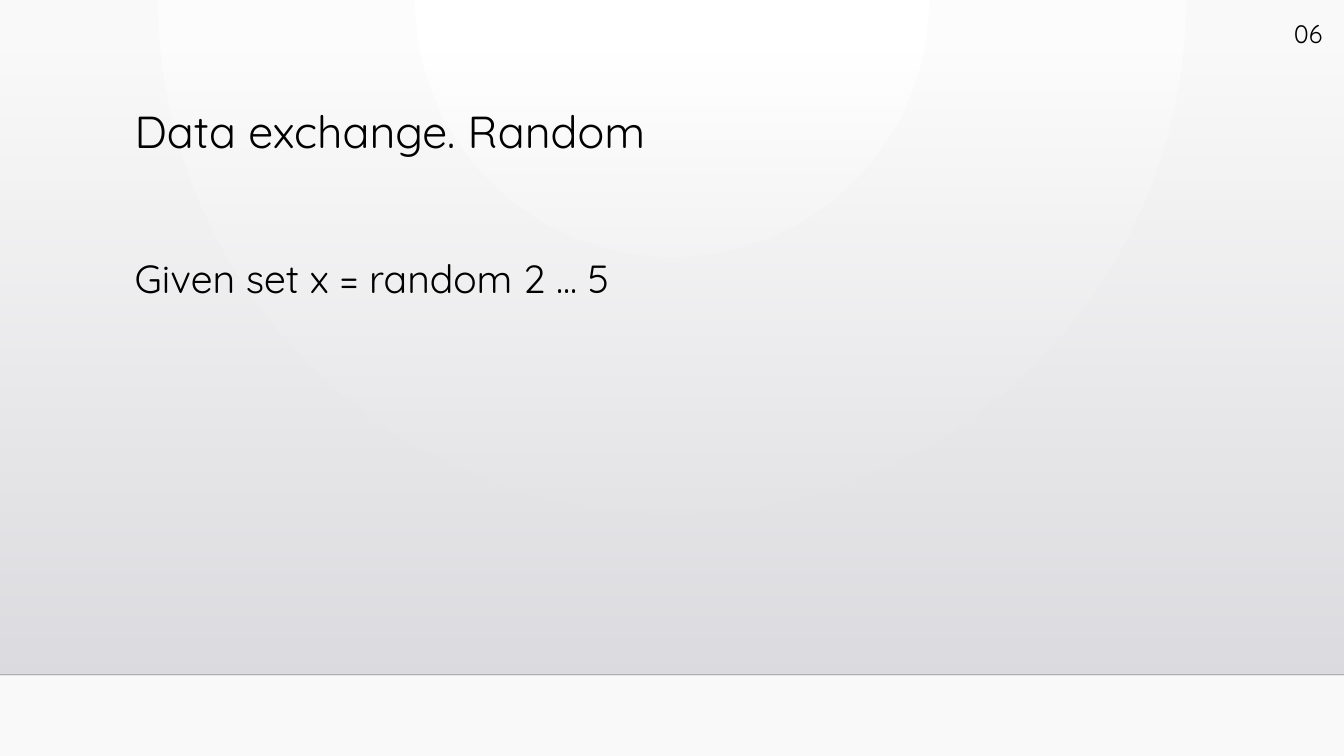
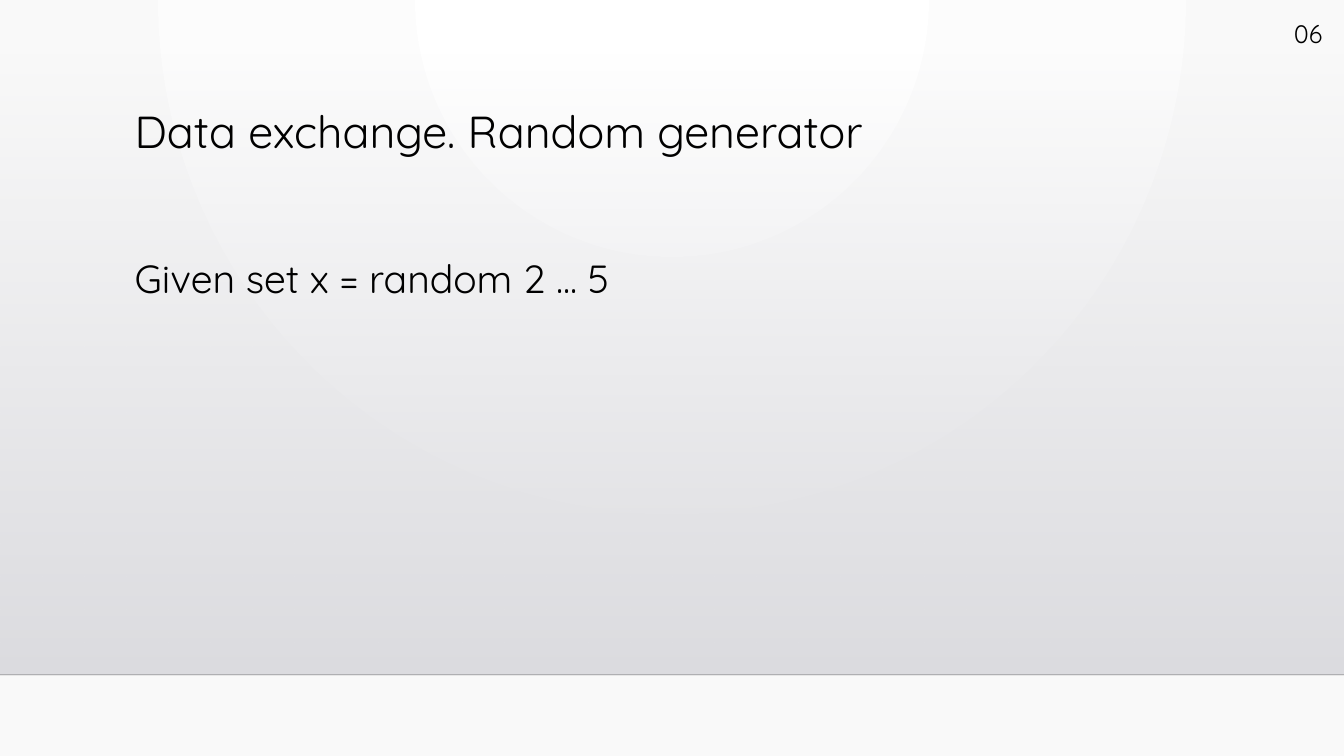
Before and after one commit to slipchansky/ats-unified, a slide deck: slide 35 of ats-presentation/ats-unified.pptx (slide 22 before the commit). Drawn at 1344x756 pixels with LibreOffice and Linux fonts; fonts in the diff are those of the drawing; background and template pictures are left out. Boxes give left, top, right and bottom in pixels: in the first picture for what was removed or moved away, otherwise in the second. Text is boxed around its words. In the diff, an @@ line names an element or a change of style, - is before the commit and + after.

```diff
--- a/ats-presentation/ats-unified.pptx
+++ b/ats-presentation/ats-unified.pptx
@@ title at [135, 115, 862, 157]: text changed @@
-Data exchange. Random
+Data exchange. Random generator
```
Also in this commit, not shown: 30 other slides changed, 14 slides added, 1 slide removed.
